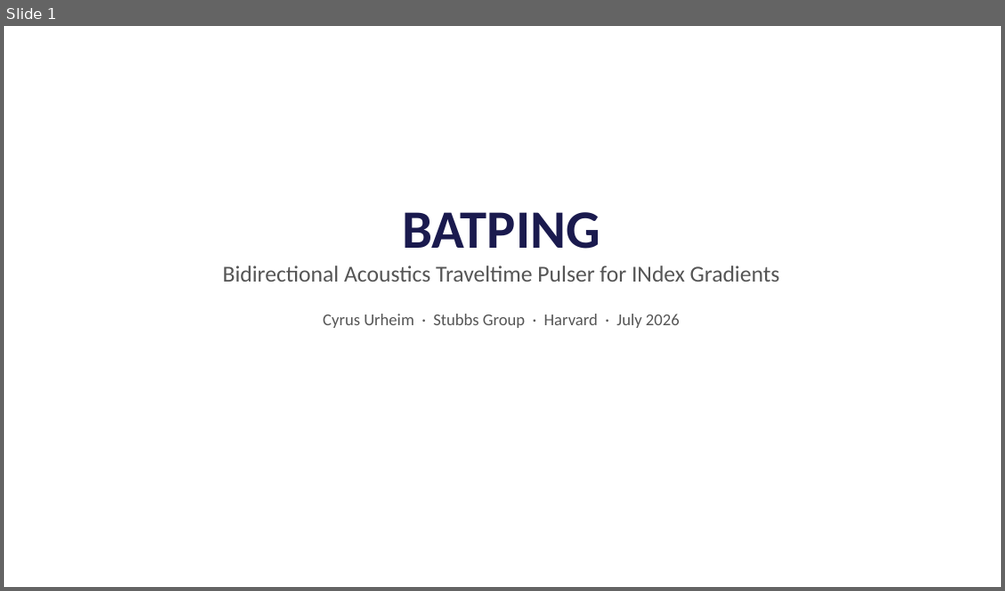
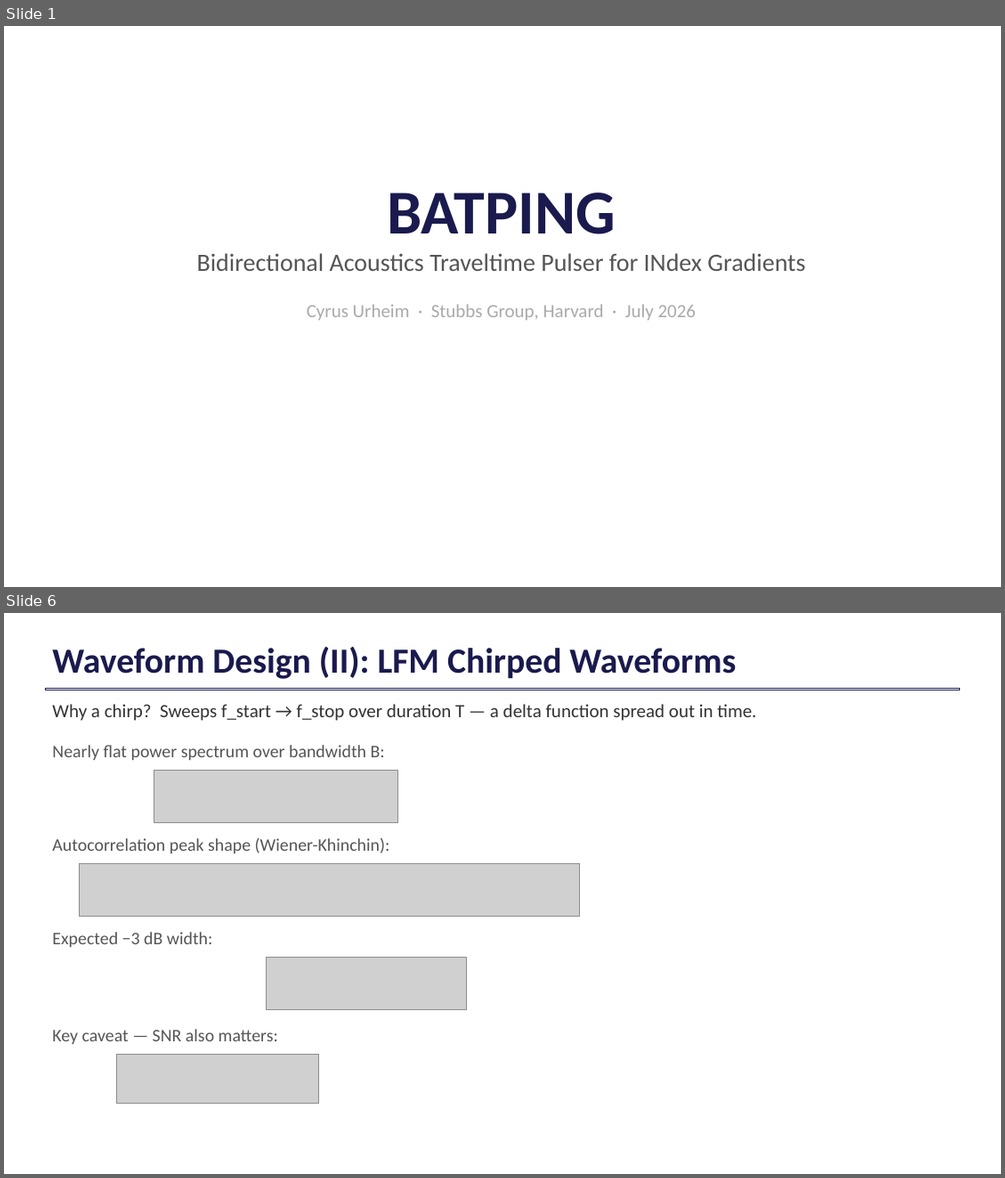
Before and after one commit to cyrusurheim29/batping, a slide deck: siglent_project/BATPING_presentation_July2026.pptx. Shown one above the other, each under a label of ours: slide 1 before the commit, slides 1 and 6 after it; the slides between them are not shown. The pictures are 1005x591 and 1005x1178 pixels, drawn with LibreOffice and Linux fonts; fonts in the diff are those of the drawing; grey boxes stand for pictures. Boxes give left, top, right and bottom in pixels: in the first picture for what was removed or moved away, otherwise in the second. Text is boxed around its words. In the diff, an @@ line names an element or a change of style, - is before the commit and + after.

```diff
--- a/siglent_project/BATPING_presentation_July2026.pptx
+++ b/siglent_project/BATPING_presentation_July2026.pptx
@@ slide 6 added at (x1=4, y1=613, x2=1001, y2=1174), background #FFFFFF @@
@@ text added at (x1=52, y1=646, x2=736, y2=679), 34 pt, text #1A1A4E, bold @@
+Waveform Design (II): LFM Chirped Waveforms
@@ rectangle added at (x1=45, y1=688, x2=960, y2=690), outline #1A1A4E 0.75 pt @@
@@ text added at (x1=52, y1=704, x2=756, y2=721), 18 pt, text #333333 @@
+Why a chirp? Sweeps f_start → f_stop over duration T — a delta function spread out in time.
@@ text added at (x1=52, y1=745, x2=385, y2=760), 17 pt, text #555555 @@
+Nearly flat power spectrum over bandwidth B:
@@ picture added at (x1=154, y1=770, x2=398, y2=822) @@
@@ text added at (x1=52, y1=837, x2=390, y2=853), 17 pt, text #555555 @@
+Autocorrelation peak shape (Wiener-Khinchin):
@@ picture added at (x1=79, y1=863, x2=579, y2=916) @@
@@ text added at (x1=52, y1=932, x2=213, y2=947), 17 pt, text #555555 @@
+Expected −3 dB width:
@@ picture added at (x1=266, y1=957, x2=466, y2=1009) @@
@@ text added at (x1=52, y1=1029, x2=278, y2=1044), 17 pt, text #555555 @@
+Key caveat — SNR also matters:
@@ picture added at (x1=116, y1=1054, x2=319, y2=1103) @@
@@ slide 1 changed as well @@
@@ text "BATPING" moved from (x1=223, y1=212, x2=780, y2=328) to (x1=197, y1=192, x2=805, y2=320) @@
@@ text at (x1=197, y1=192, x2=805, y2=271): size 52 to 60 pt in "BATPING"; size 22 to 24 pt in "Bidirectional Acoustics Traveltime Pulser for INdex Gradient ..." @@
@@ text at (x1=307, y1=304, x2=696, y2=320): text changed; size 16 to 18 pt; text colour #555555 to #AAAAAA @@
-Cyrus Urheim · Stubbs Group · Harvard · July 2026
+Cyrus Urheim · Stubbs Group, Harvard · July 2026
```
Also in this commit, not shown: 12 other slides changed, 8 other slides added, 4 slides removed, 1 other file.
